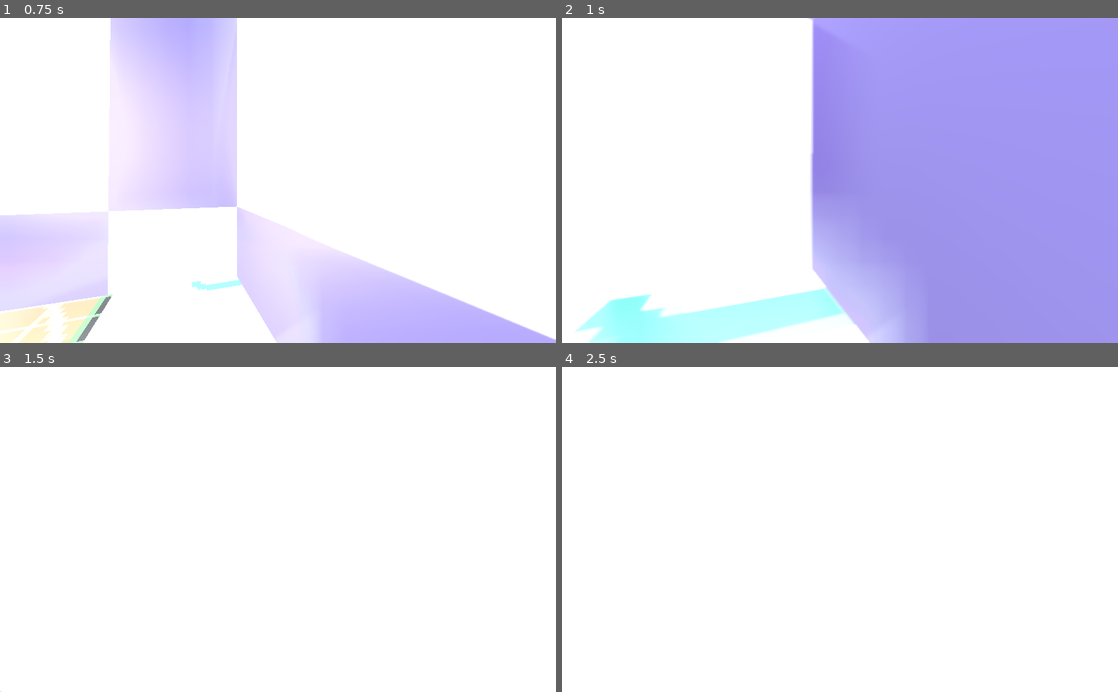
Above: before the commit, frames 1-4 (two rows, left to right).
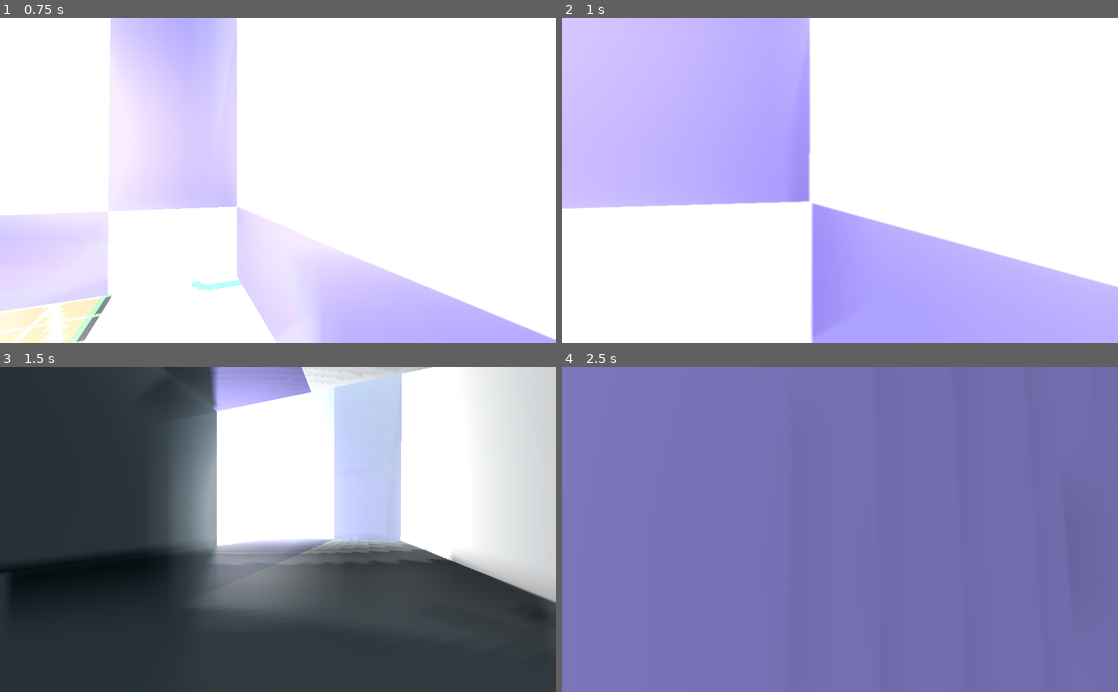
Above: after the commit, the same moments.

Repository: TrueSgtMonkey/BouncingPlatformTutorial
Game: Godot game, scene res://BouncingTest.tscn
Two runs of this game, one before a commit and one after it. Both use one fixed random seed, a clock stepped at 60 frames per second and the inputs below.
Inputs (mouse positions are in pixels of both pictures, inside the frame that each line leads up to):
- Up to frame 1 (0.75 s): tap Enter at 0.5 s; move the mouse to (305, 180) at 0.52 s; hold W (FORWARD) from 0.53 s (still down); hold Shift (SPRINT) from 0.53 s (still down)
- Up to frame 2 (1 s): keep holding W (FORWARD); keep holding Shift (SPRINT); tap Space (JUMP) at 0.77 s
- Up to frame 3 (1.5 s): keep holding W (FORWARD); move the mouse to (250, 529) at 1.27 s; release Shift (SPRINT) at 1.28 s; tap Shift (SPRINT) at 1.35 s
- Up to frame 4 (2.5 s): keep holding W (FORWARD); tap Space (JUMP) at 1.52 s; move the mouse to (851, 523) at 2.02 s; hold Shift (SPRINT) from 2.03 s (still down)

Frame 1 is identical in both runs. In frame 2, 80% of the frame differs, in the area x 0-100%, y 0-100%; in frame 3, 81%; in frame 4, 100%.

Commit message:
bounce_end

Diff:
--- a/bouncing_platform_tutorial/Bounce1.tscn
+++ b/bouncing_platform_tutorial/Bounce1.tscn
@@ -1,6 +1,7 @@
-[gd_scene load_steps=5 format=2]
+[gd_scene load_steps=7 format=2]
 
 [ext_resource path="res://addons/qodot/textures/base/uv_test.png" type="Texture" id=1]
+[ext_resource path="res://Bouncy.gd" type="Script" id=2]
 
 [sub_resource type="SpatialMaterial" id=1]
 albedo_texture = ExtResource( 1 )
@@ -22,8 +23,12 @@
 [sub_resource type="ConvexPolygonShape" id=3]
 points = PoolVector3Array( -1.8125, 0.4375, -2, -1.8125, -0.4375, -2, 1.8125, -0.4375, -2, 1.8125, 0.4375, -2, -1.8125, 0.4375, 2, -1.8125, -0.4375, 2, 1.8125, -0.4375, 2, 1.8125, 0.4375, 2 )
 
+[sub_resource type="BoxShape" id=4]
+extents = Vector3( 1.75367, 0.173832, 1.94818 )
+
 [node name="entity_1_func_group" type="KinematicBody"]
 transform = Transform( 1, 0, 0, 0, 1, 0, 0, 0, 1, -0.0625, -1.5625, -4 )
+script = ExtResource( 2 )
 
 [node name="entity_1_mesh_instance" type="MeshInstance" parent="."]
 mesh = SubResource( 2 )
@@ -31,3 +36,11 @@
 
 [node name="entity_1_brush_0_collision_shape" type="CollisionShape" parent="."]
 shape = SubResource( 3 )
+
+[node name="Area" type="Area" parent="."]
+transform = Transform( 1, 0, 0, 0, 1, 0, 0, 0, 1, 0, 0.729352, 0 )
+
+[node name="CollisionShape" type="CollisionShape" parent="Area"]
+shape = SubResource( 4 )
+[connection signal="body_entered" from="Area" to="." method="_on_Area_body_entered"]
+[connection signal="body_exited" from="Area" to="." method="_on_Area_body_exited"]
--- a/bouncing_platform_tutorial/Bounce2.tscn
+++ b/bouncing_platform_tutorial/Bounce2.tscn
@@ -1,6 +1,7 @@
-[gd_scene load_steps=5 format=2]
+[gd_scene load_steps=7 format=2]
 
 [ext_resource path="res://addons/qodot/textures/base/uv_test.png" type="Texture" id=1]
+[ext_resource path="res://Bouncy.gd" type="Script" id=2]
 
 [sub_resource type="SpatialMaterial" id=1]
 albedo_texture = ExtResource( 1 )
@@ -22,8 +23,12 @@
 [sub_resource type="ConvexPolygonShape" id=3]
 points = PoolVector3Array( -1.5625, 0.875, -1.5625, -1.5625, -0.875, -1.5625, 1.5625, -0.875, -1.5625, 1.5625, 0.875, -1.5625, -1.5625, 0.875, 1.5625, -1.5625, -0.875, 1.5625, 1.5625, -0.875, 1.5625, 1.5625, 0.875, 1.5625 )
 
+[sub_resource type="BoxShape" id=4]
+extents = Vector3( 1.43376, 0.168591, 1.47846 )
+
 [node name="entity_2_func_group" type="KinematicBody"]
 transform = Transform( 1, 0, 0, 0, 1, 0, 0, 0, 1, -3.4375, 3.5, -13.9375 )
+script = ExtResource( 2 )
 
 [node name="entity_2_mesh_instance" type="MeshInstance" parent="."]
 mesh = SubResource( 2 )
@@ -31,3 +36,11 @@
 
 [node name="entity_2_brush_0_collision_shape" type="CollisionShape" parent="."]
 shape = SubResource( 3 )
+
+[node name="Area" type="Area" parent="."]
+
+[node name="CollisionShape" type="CollisionShape" parent="Area"]
+transform = Transform( 1, 0, 0, 0, 1, 0, 0, 0, 1, 0, 1.12902, 0 )
+shape = SubResource( 4 )
+[connection signal="body_entered" from="Area" to="." method="_on_Area_body_entered"]
+[connection signal="body_exited" from="Area" to="." method="_on_Area_body_exited"]
--- a/bouncing_platform_tutorial/Bounce3.tscn
+++ b/bouncing_platform_tutorial/Bounce3.tscn
@@ -1,6 +1,7 @@
-[gd_scene load_steps=5 format=2]
+[gd_scene load_steps=7 format=2]
 
 [ext_resource path="res://addons/qodot/textures/base/uv_test.png" type="Texture" id=1]
+[ext_resource path="res://Bouncy.gd" type="Script" id=2]
 
 [sub_resource type="SpatialMaterial" id=1]
 albedo_texture = ExtResource( 1 )
@@ -22,8 +23,12 @@
 [sub_resource type="ConvexPolygonShape" id=3]
 points = PoolVector3Array( -1.1875, 1.5625, -1.5625, -1.1875, -1.5625, -1.5625, 1.1875, -1.5625, -1.5625, 1.1875, 1.5625, -1.5625, -1.1875, 1.5625, 1.5625, -1.1875, -1.5625, 1.5625, 1.1875, -1.5625, 1.5625, 1.1875, 1.5625, 1.5625 )
 
+[sub_resource type="BoxShape" id=4]
+extents = Vector3( 0.197207, 1.45957, 1.45349 )
+
 [node name="entity_3_func_group" type="KinematicBody"]
 transform = Transform( 1, 0, 0, 0, 1, 0, 0, 0, 1, 4.1875, 15.9375, -13.9375 )
+script = ExtResource( 2 )
 
 [node name="entity_3_mesh_instance" type="MeshInstance" parent="."]
 mesh = SubResource( 2 )
@@ -31,3 +36,11 @@
 
 [node name="entity_3_brush_0_collision_shape" type="CollisionShape" parent="."]
 shape = SubResource( 3 )
+
+[node name="Area" type="Area" parent="."]
+transform = Transform( 1, 0, 0, 0, 1, 0, 0, 0, 1, -1.45904, 0, 0 )
+
+[node name="CollisionShape" type="CollisionShape" parent="Area"]
+shape = SubResource( 4 )
+[connection signal="body_entered" from="Area" to="." method="_on_Area_body_entered"]
+[connection signal="body_exited" from="Area" to="." method="_on_Area_body_exited"]
--- a/bouncing_platform_tutorial/BouncingTest.tscn
+++ b/bouncing_platform_tutorial/BouncingTest.tscn
@@ -39,10 +39,19 @@
 [node name="bouncing_test" parent="." instance=ExtResource( 2 )]
 
 [node name="Bounce1" parent="." instance=ExtResource( 3 )]
+bounce = Vector3( 0, 10, 0 )
+moveAmount = Vector3( 0, 1.75, 0 )
+resetTime = 0.25
 
 [node name="Bounce2" parent="." instance=ExtResource( 1 )]
+bounce = Vector3( 10, 11, 0 )
+moveAmount = Vector3( 0, 1.75, 0 )
+resetTime = 0.25
 
 [node name="Bounce3" parent="." instance=ExtResource( 4 )]
+bounce = Vector3( -60, 1, 0 )
+moveAmount = Vector3( -2.5, 0, 0 )
+resetTime = 0.35
 
 [node name="WorldEnvironment" type="WorldEnvironment" parent="."]
 environment = SubResource( 2 )
--- /dev/null
+++ b/bouncing_platform_tutorial/Bouncy.gd
@@ -0,0 +1,60 @@
+extends KinematicBody
+
+export (Vector3) var bounce = Vector3(0, 5, 0)
+export (Vector3) var moveAmount = Vector3(0, 2.5, 0)
+export (float) var resetTime = 1.0
+
+var bodies := []
+var move := false
+var stop := false
+var moveTimer := Timer.new()
+var stopTimer := Timer.new()
+var speed : float
+var velocity : Vector3
+var origPosition : Vector3
+var endPosition : Vector3
+
+func _ready():
+	add_child(moveTimer)
+	add_child(stopTimer)
+	moveTimer.wait_time = resetTime
+	stopTimer.wait_time = resetTime
+	moveTimer.one_shot = true
+	stopTimer.one_shot = true
+	moveTimer.connect("timeout", self, "move")
+	stopTimer.connect("timeout", self, "stop")
+
+	origPosition = global_transform.origin
+	endPosition = global_transform.origin + moveAmount
+	speed = (endPosition - origPosition).length() / resetTime
+	velocity = (endPosition - origPosition).normalized() * speed
+
+func _physics_process(delta):
+	for body in bodies:
+		if body.has_method("setVelocity"):
+			body.setVelocity(bounce)
+	if move:
+		global_transform.origin += velocity * delta
+	if stop:
+		global_transform.origin -= velocity * delta
+
+func move():
+	move = false
+	global_transform.origin = endPosition
+	stop = true
+	stopTimer.start()
+
+func stop():
+	stop = false
+	global_transform.origin = origPosition
+
+func _on_Area_body_entered(body):
+	if !(body is StaticBody) && !(body in bodies):
+		if !move && !stop:
+			move = true
+			moveTimer.start()
+		bodies.append(body)
+
+func _on_Area_body_exited(body):
+	if !(body is StaticBody) && body in bodies:
+		bodies.erase(body)
--- a/bouncing_platform_tutorial/Player.gd
+++ b/bouncing_platform_tutorial/Player.gd
@@ -9,6 +9,7 @@
 
 var moveVec := Vector3()
 var velocity := Vector3()
+var outer_velocity := Vector3()
 
 var gravity := 30
 var jumpButtonHeld := false
@@ -41,10 +42,19 @@
 		elif !Input.is_action_pressed("JUMP") && jumpButtonHeld:
 			velocity.y = 0
 			jumpButtonHeld = false
+		outer_velocity = Vector3.ZERO
 	else:
 		velocity.y -= gravity * delta
 
-	move_and_slide(velocity, Vector3.UP, false)
+	if is_on_ceiling():
+		velocity.y *= -0.5
+		outer_velocity.y *= -0.5
+
+	move_and_slide(velocity + outer_velocity, Vector3.UP, false)
+
+func setVelocity(vel : Vector3):
+	outer_velocity = vel
+	velocity += vel
 
 func _unhandled_input(event):
 	if event is InputEventMouseMotion:
